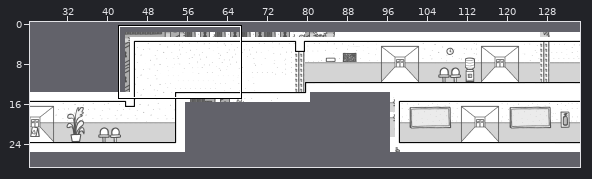
Level history. Tiled map: assets/map/tiled/level1.tmx. The first picture is a wide view before the edit; the outline marks the close-up.
Close-up. Before:
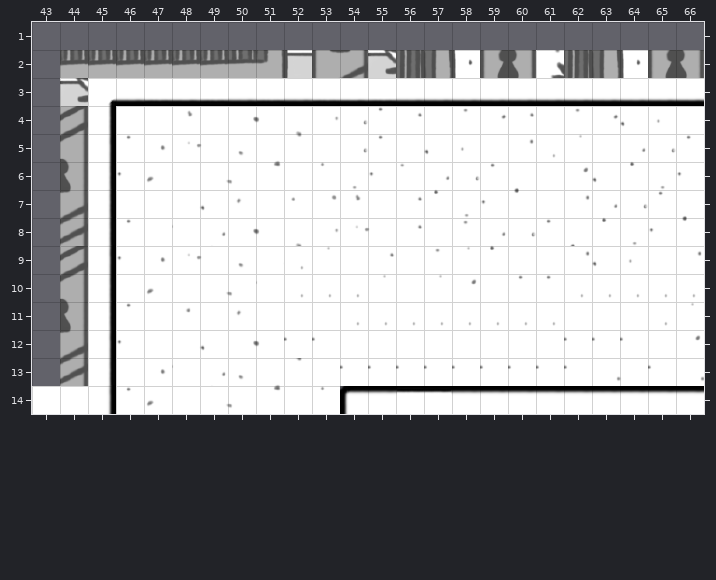
Cells are 32x32 px. Shown: x 43..66, y 1..14. The commit also changed other parts of the map, which this record leaves out.
Once edited:
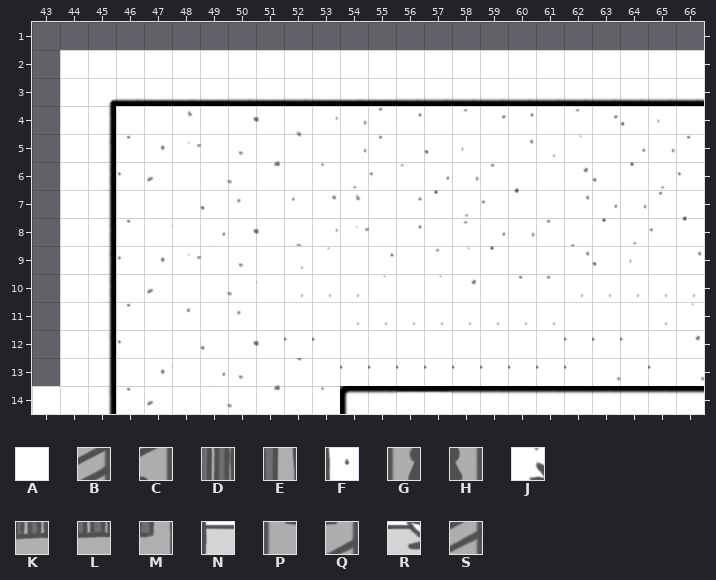
Key: from "MapTileset": A 721, B 745, C 825, D 901, E 902, F 903, G 904, H 905, J 906, K 980, L 981, M 982, N 983, P 984, Q 985, R 986, S 1065.
_ is an empty cell.
Change:
Layer "zone2/ground":
y 2: x 44..66 KKKKKKLMNPQRDEFGHJDEFGH -> AAAAAAAAAAAAAAAAAAAAAAA
y 3: x 44 R -> A
y 4: x 44 B -> A
y 5: x 44 C -> A
y 6: x 44 H -> A
y 7: x 44 Q -> A
y 8: x 44 S -> A
y 9: x 44 B -> A
y 10: x 44 C -> A
y 11: x 44 H -> A
y 12: x 44 Q -> A
y 13: x 44 S -> A
Pixel boxes of the changes (left, top, right, bottom) in both close-ups:
changed: (60, 50, 704, 386)
